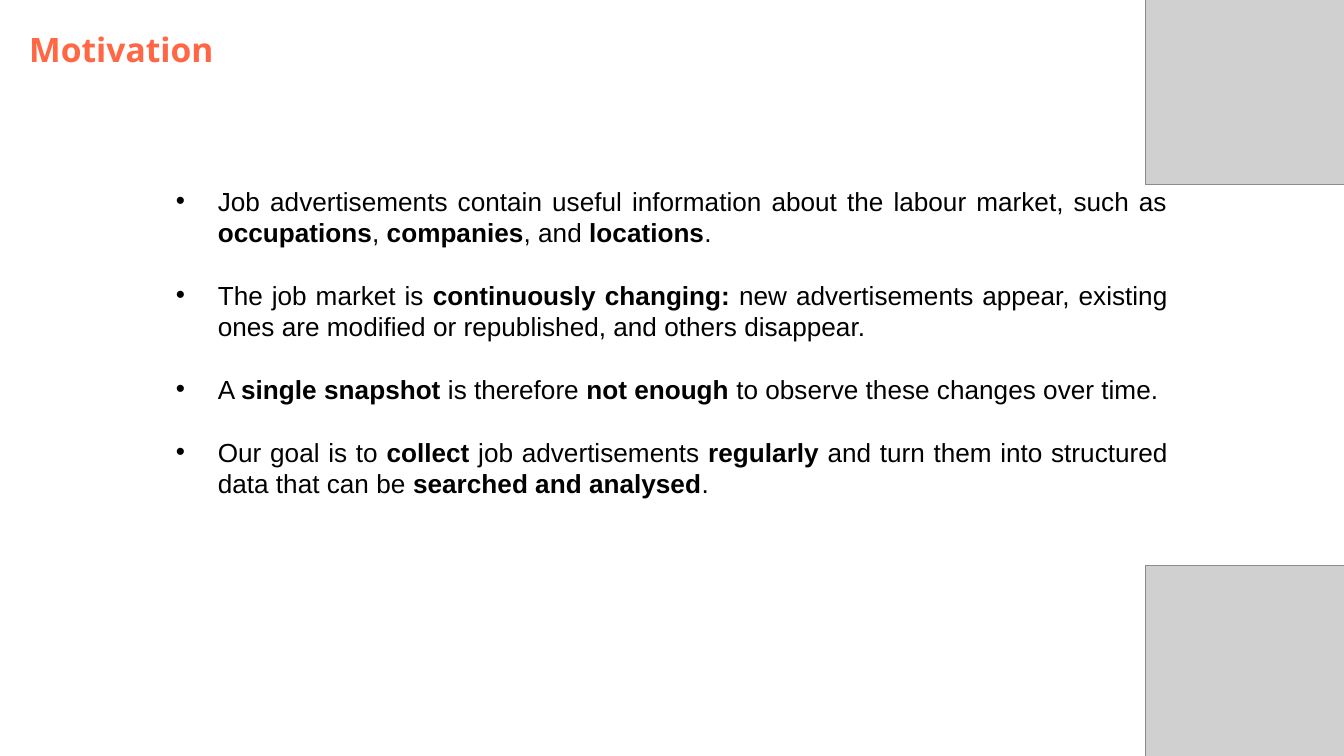
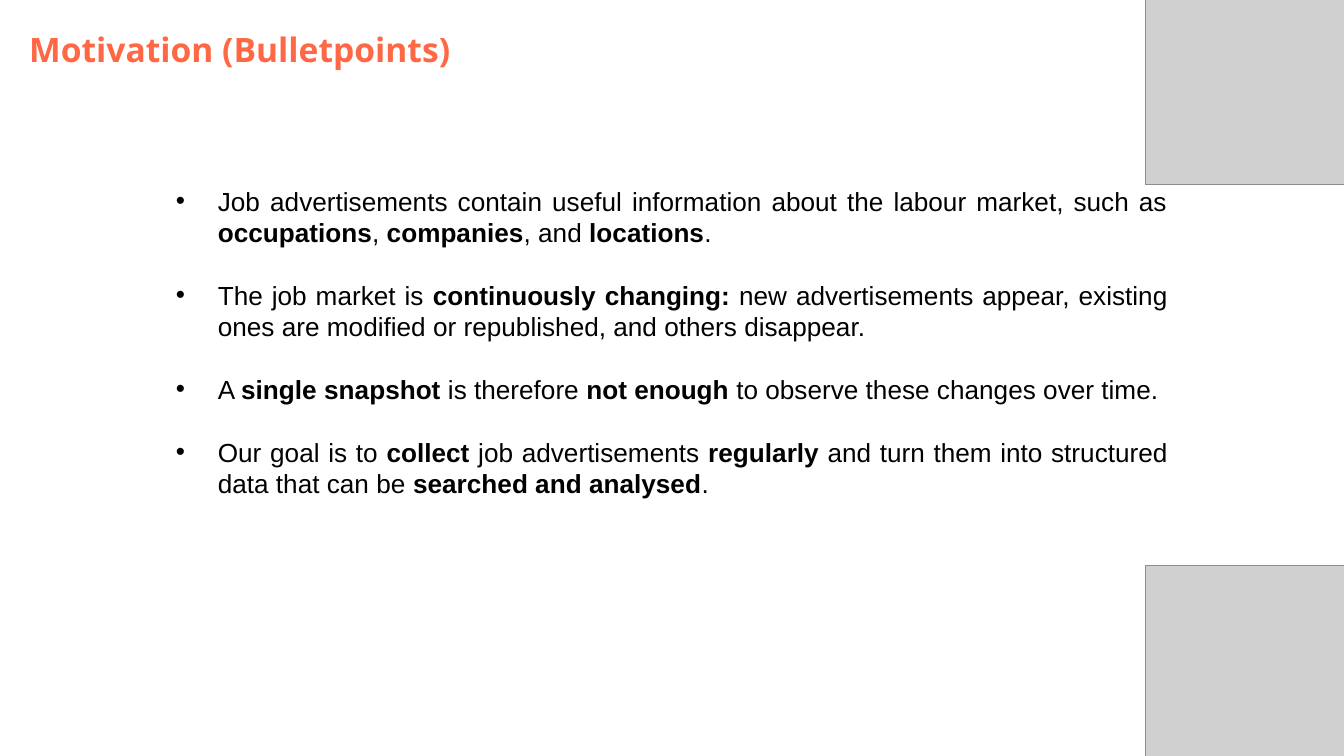
Before and after one commit to DataScientest-Studio/jun26bde-job-market, a slide deck: slide 17 of docs/defence/Defence.pptx (slide 16 before the commit). Drawn at 1344x756 pixels with LibreOffice and Linux fonts; fonts in the diff are those of the drawing; grey boxes stand for pictures; background and template pictures are left out. Boxes give left, top, right and bottom in pixels: in the first picture for what was removed or moved away, otherwise in the second. Text is boxed around its words. In the diff, an @@ line names an element or a change of style, - is before the commit and + after.

```diff
--- a/docs/defence/Defence.pptx
+++ b/docs/defence/Defence.pptx
@@ subtitle at [29,36,450,70]: text changed @@
-Motivation
+Motivation (Bulletpoints)
```
Also in this commit, not shown: 4 other slides changed, 2 slides added, 2 slides removed, 1 other file.
